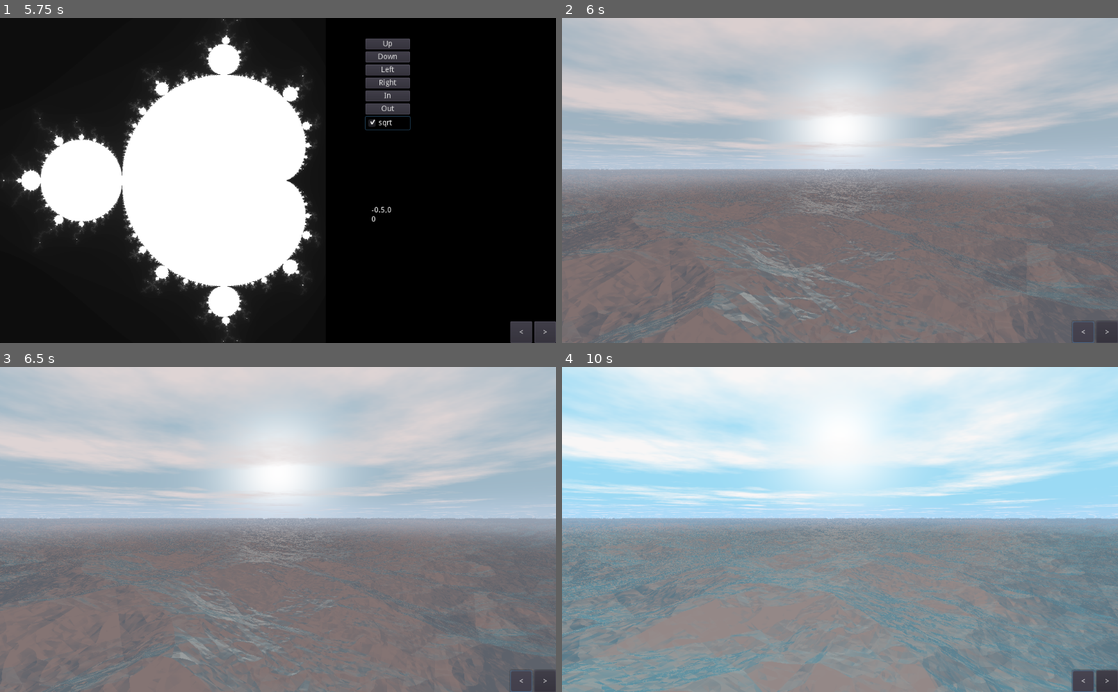
Above: before the commit, frames 1-4 (two rows, left to right).
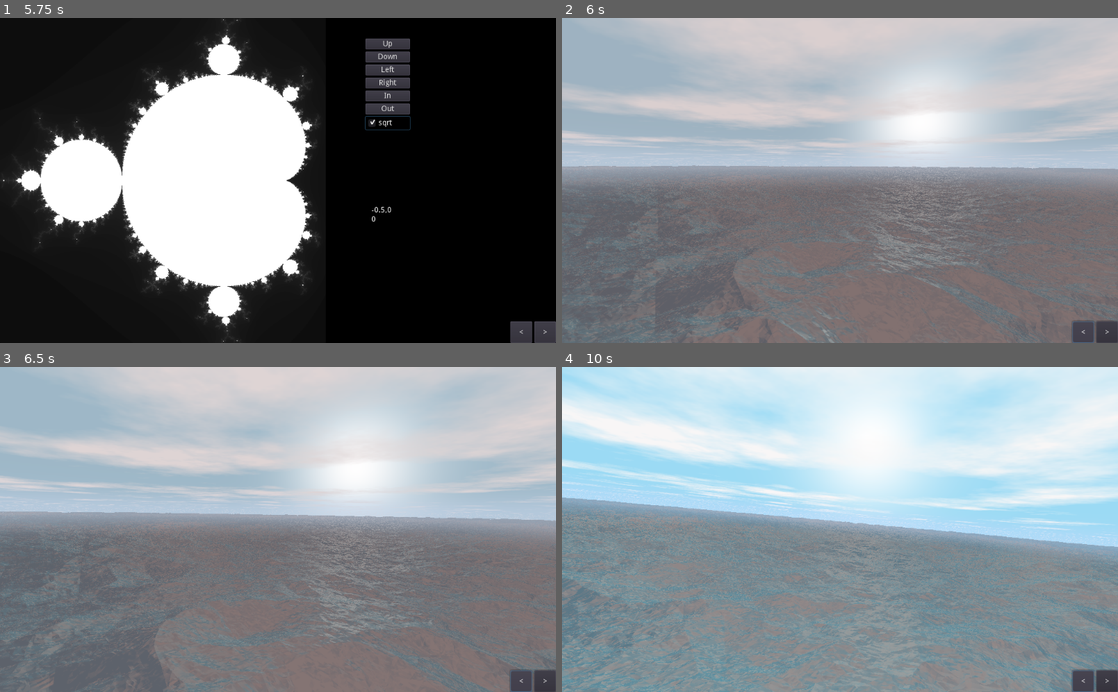
Above: after the commit, the same moments.

Repository: Castux/code-club
Game: Godot game, scene res://Root.tscn
Same seed, same stepped clock (60 frames per second), same inputs: the game is played once before the commit and once after it.
Inputs:
- Up to frame 1 (5.75 s): click "Up" at 0.5 s; click "Down" at 1.25 s; click "Left" at 2 s; click "Right" at 2.75 s; click "In" at 3.5 s; click "Out" at 4.25 s; click "sqrt" at 5 s
- Up to frame 2 (6 s): click "<" at 5.75 s
- Up to frame 3 (6.5 s): no input
- Up to frame 4 (10 s): hold D 6.53-7.28 s; hold S 7.28-8.03 s; hold D 8.03-8.78 s; hold W 8.78-9.53 s; hold A from 9.53 s (still down)

Frame 1 is identical in both runs. In frame 2, 18% of the frame differs, in the area x 0-100%, y 0-100%; in frame 3, 22%; in frame 4, 35%.

Commit message:
Camera

Diff:
--- a/shadertoys/Waves/Waves.gd
+++ b/shadertoys/Waves/Waves.gd
@@ -1,4 +1,3 @@
-tool
 extends Control
 
 var time = 0.0
@@ -20,10 +19,33 @@
 	var ratio = rect_size.x / rect_size.y
 	material.set_shader_param("ratio", ratio)
 
+func camera(t):
+	var x = 0.0 + 40.0 * sin(t / 25.0 * 2.0 * PI);
+	var y = 45.0 + 7.0 * sin(t / 20.0 * 2.0 * PI + 1234.0);
+	var z = 30.0 * t
+
+	return Vector3(x,y,z)
+
+func cameraUp(t):
+	var roll = sin(t / 31.0 * 2.0 * PI) * 0.12;
+	return Vector3(sin(roll), cos(roll), 0.0);
+
 func _process(delta):
 
 	if not Engine.editor_hint:
 		time += delta
+
+	var pos = camera(time)
+	var forward = (camera(time + 2.0) - pos).normalized()
+
+	if Engine.editor_hint:
+		forward = Vector3(0,0,1)
+
+	var up = cameraUp(time)
+
+	material.set_shader_param("camera", pos)
+	material.set_shader_param("cameraForward", forward)
+	material.set_shader_param("cameraUp", up)
 
 	material.set_shader_param("sunWidth", sunWidth)
 	material.set_shader_param("sunColor", sunColor)
--- a/shadertoys/Waves/Waves.shader
+++ b/shadertoys/Waves/Waves.shader
@@ -9,6 +9,10 @@
 uniform float fov = 2.0;
 uniform float time = 0.0;
 
+uniform vec3 camera = vec3(0,45,0);
+uniform vec3 cameraForward = vec3(0,-0.05,1);
+uniform vec3 cameraUp = vec3(0,1,0);
+
 uniform vec3 sunDir = vec3(0,0.5,1);
 uniform float sunWidth = 20.0;
 
@@ -228,31 +232,25 @@
 	return total;
 }
 
-vec3 screenRay(vec3 eye, vec3 forward, vec2 uv)
-{
-	vec3 up = vec3(0,1,0);
-	vec3 right = normalize(cross(forward, up));
-
-	up = normalize(cross(right, forward));
-
-	vec3 ray = forward + uv.x * right * fov - uv.y * up * fov;
+vec3 screenRay(vec2 uv)
+{
+	vec3 right = normalize(cross(cameraForward, cameraUp));
+	vec3 up = normalize(cross(right, cameraForward));
+
+	vec3 ray = cameraForward + uv.x * right * fov - uv.y * up * fov;
 	return normalize(ray);
 }
 
 void fragment()
 {
 	vec2 uv = vec2((UV.x - 0.5) * ratio, UV.y - 0.5);
-
-	vec3 eye = vec3(0,25,0);
-	//vec3 forward = vec3(sin(time / 15.0),-0.05,cos(time / 15.0));
-	vec3 forward = vec3(0,-0.05,1);
-	vec3 ray = screenRay(eye, forward, uv);
+	vec3 ray = screenRay(uv);
 
 	bool maxedOut;
 	int iters;
-	vec3 hit = march(eye, ray, maxedOut, iters);
-
-	vec3 s = maxedOut ? skyAndClouds(eye, ray) : shade(hit, ray);
+	vec3 hit = march(camera, ray, maxedOut, iters);
+
+	vec3 s = maxedOut ? skyAndClouds(camera, ray) : shade(hit, ray);
 
 	vec4 fogRes = fog(ray);
 
--- a/shadertoys/Waves/Waves.tscn
+++ b/shadertoys/Waves/Waves.tscn
@@ -5,20 +5,23 @@
 
 [sub_resource type="ShaderMaterial" id=1]
 shader = ExtResource( 1 )
-shader_param/ratio = 2.0
+shader_param/ratio = 1.70667
 shader_param/maxIter = 500
 shader_param/precision = 0.01
 shader_param/clip = 5000.0
 shader_param/fov = 1.3
 shader_param/time = 0.0
-shader_param/sunDir = Vector3( 0, -0.0871051, 1 )
-shader_param/sunWidth = 50.1227
-shader_param/fogWidth = 0.00562893
-shader_param/fogColor = Color( 0, 0, 0, 1 )
-shader_param/sunColor = Color( 1, 0.972549, 0.917647, 1 )
-shader_param/skyColor = Color( 0, 0, 0, 1 )
+shader_param/camera = Vector3( 0, 45, 0 )
+shader_param/cameraForward = Vector3( 0, -0.05, 1 )
+shader_param/cameraUp = Vector3( 0, 1, 0 )
+shader_param/sunDir = Vector3( 0, 0.289506, 1 )
+shader_param/sunWidth = 31.3892
+shader_param/fogWidth = 0.044
+shader_param/fogColor = Color( 0.75911, 0.85137, 0.977802, 0.500125 )
+shader_param/sunColor = Color( 1, 0.997478, 0.997478, 1 )
+shader_param/skyColor = Color( 0.611375, 0.839746, 0.935424, 1 )
 shader_param/waterColor = Color( 0.0186157, 0.220939, 0.238281, 1 )
-shader_param/cloudColor = Color( 0.231373, 0.231373, 0.231373, 1 )
+shader_param/cloudColor = Color( 0.962163, 0.950559, 0.950559, 1 )
 
 [sub_resource type="Animation" id=2]
 resource_name = "DayNight"
@@ -118,11 +121,13 @@
 __meta__ = {
 "_edit_lock_": true
 }
-sunWidth = 50.1227
-sunColor = Color( 1, 0.972549, 0.917647, 1 )
-sunDir = Vector3( 0, -0.0871051, 1 )
-fogWidth = 0.00562893
-cloudColor = Color( 0.231373, 0.231373, 0.231373, 1 )
+sunWidth = 31.3892
+sunColor = Color( 1, 0.997478, 0.997478, 1 )
+sunDir = Vector3( 0, 0.289506, 1 )
+fogWidth = 0.044
+fogColor = Color( 0.75911, 0.85137, 0.977802, 0.500125 )
+skyColor = Color( 0.611375, 0.839746, 0.935424, 1 )
+cloudColor = Color( 0.962163, 0.950559, 0.950559, 1 )
 
 [node name="AnimationPlayer" type="AnimationPlayer" parent="."]
 autoplay = "DayNight"
